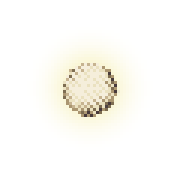
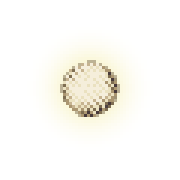
Two versions of the same layered image (180 x 180). Layer-by-layer changes:
painted on "Layer" over [60, 60, 120, 117]
